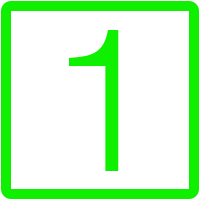
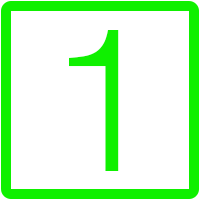
Revision of a layered (200, 200) image; what changed, layer by layer:
pixels changed over [69, 30, 119, 171] (layer not identified)
